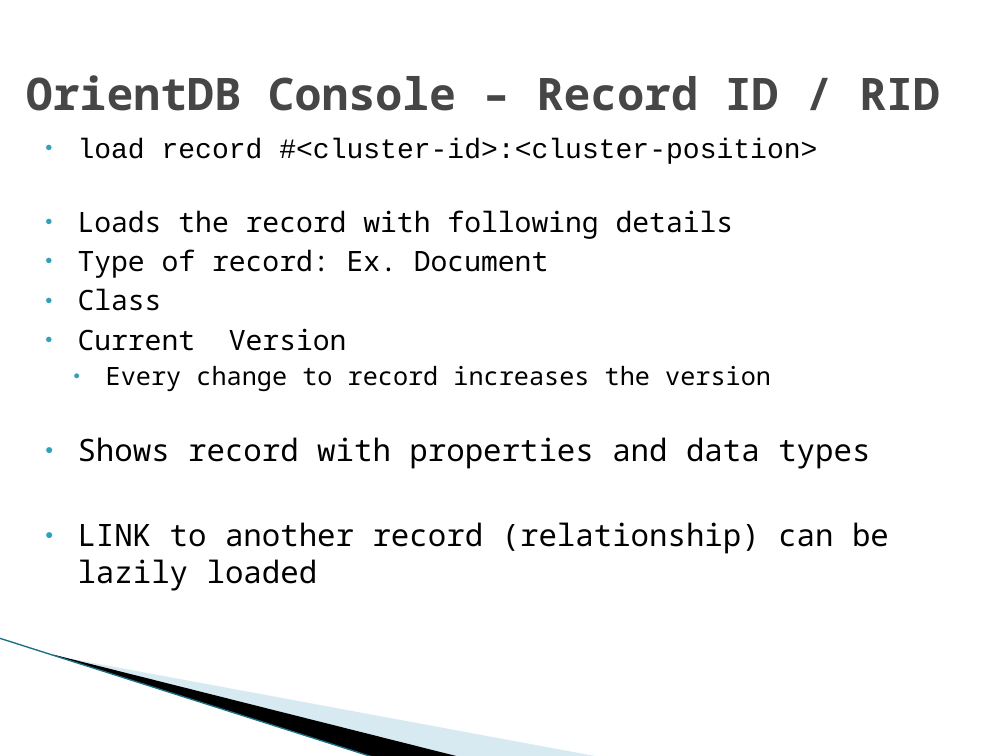
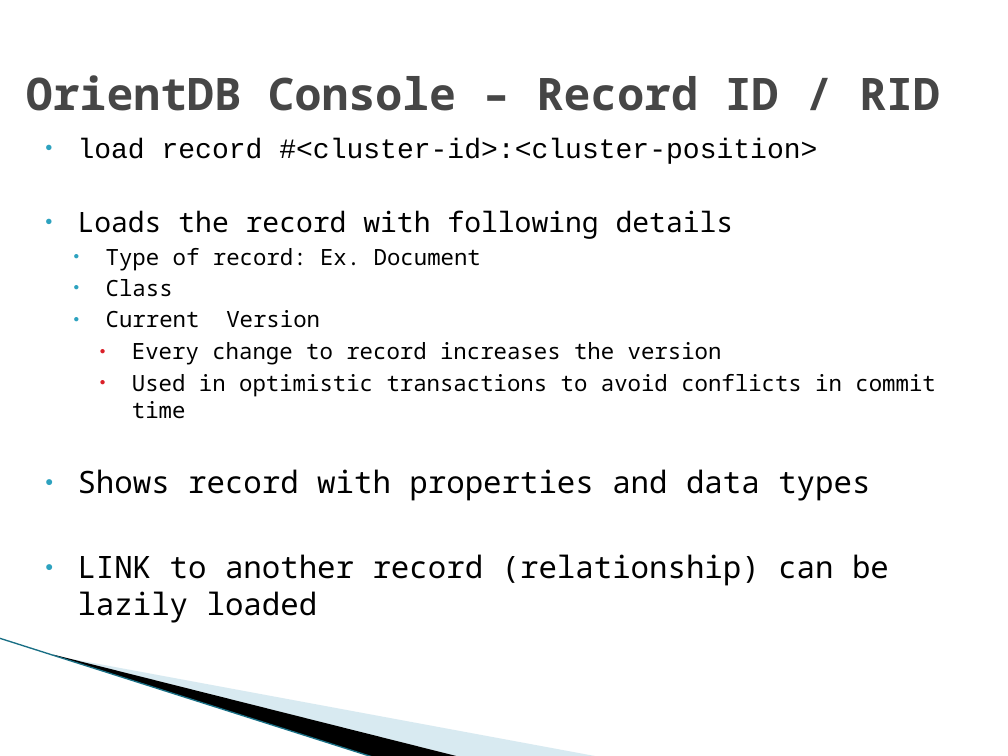
Before and after one commit to arunramkrish/bt_graphdb, a slide deck: slide 49 of presentations/2_OrientDB.pptx (slide 9 before the commit). Drawn at 1008x756 pixels with LibreOffice and Linux fonts; fonts in the diff are those of the drawing; background and template pictures are left out. Boxes give left, top, right and bottom in pixels: in the first picture for what was removed or moved away, otherwise in the second. Text is boxed around its words. In the diff, an @@ line names an element or a change of style, - is before the commit and + after.

Commit message:
updated with more orientdb slides and updated code base

```diff
--- a/presentations/2_OrientDB.pptx
+++ b/presentations/2_OrientDB.pptx
@@ text at [106, 248, 722, 365]: size 20 to 16 pt in "Type of record: Ex. Document", "Class", "Current Version"; size 18 to 16 pt in "Every change to record increases the version"; list level 1 to 2 in "Type of record: Ex. Document"; list level 1 to 2 in "Class"; list level 1 to 2 in "Current Version"; list level 2 to 3 in "Every change to record increases ..."; bullet colour #2DA2BF to #DA1F28 @@
@@ text at [132, 374, 935, 419]: paragraph added @@
+    ● Used in optimistic transactions to avoid conflicts in commit time
```
Also in this commit, not shown: 5 other slides changed, 46 slides added, 1 other file.
